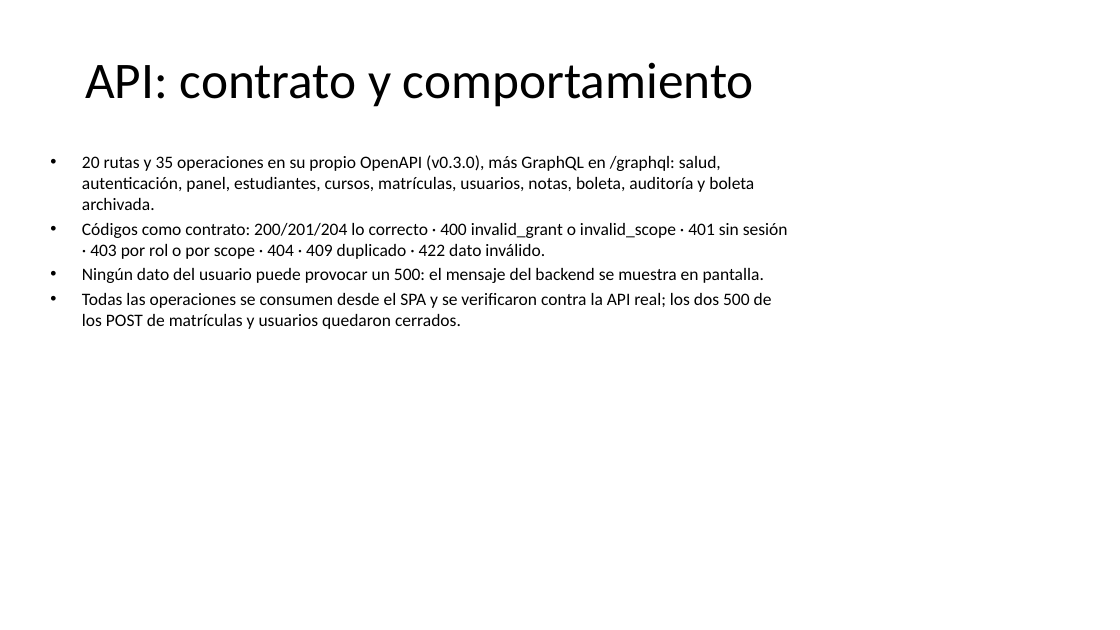
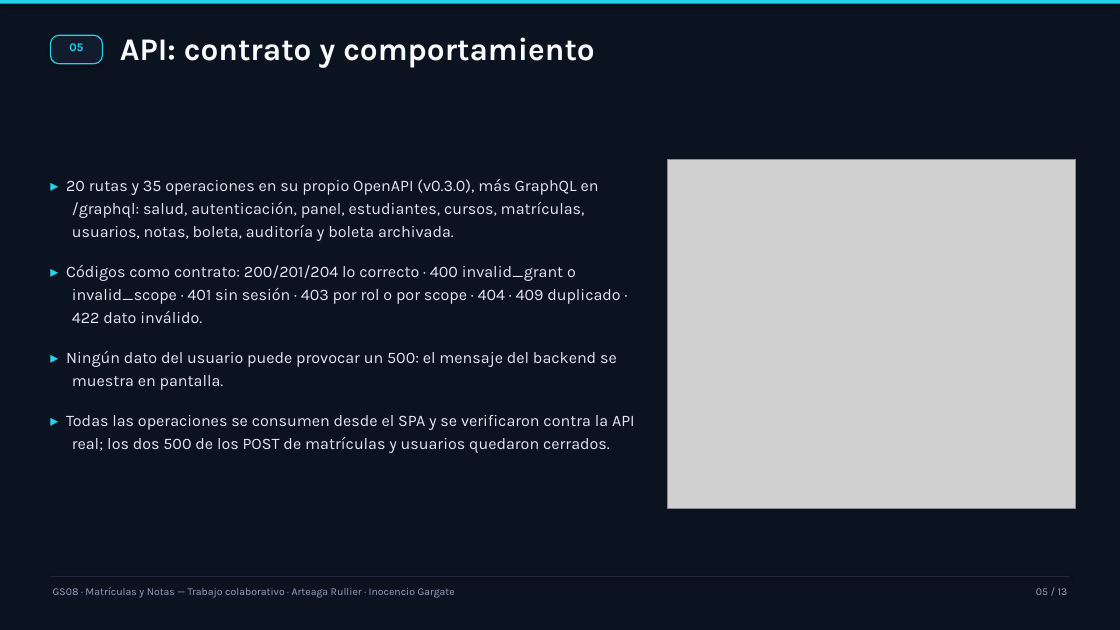
Before and after one commit to rarteagar/gs08-matriculas, a slide deck: slide 5 of docs/informe/exposicion-gs08-2026-10-13.pptx. Drawn at 1120x630 pixels with LibreOffice and Linux fonts; fonts in the diff are those of the drawing; grey boxes stand for pictures. Boxes give left, top, right and bottom in pixels: in the first picture for what was removed or moved away, otherwise in the second. Text is boxed around its words. In the diff, an @@ line names an element or a change of style, - is before the commit and + after.

```diff
--- a/docs/informe/exposicion-gs08-2026-10-13.pptx
+++ b/docs/informe/exposicion-gs08-2026-10-13.pptx
@@ rectangle added at bbox=[0, 0, 1120, 630], fill #0B1220 @@
@@ rectangle added at bbox=[0, 0, 1120, 3], fill #22D3EE @@
@@ text "API: contrato y comportamiento": place and size @@
-text "API: contrato y comportamiento" at bbox=[85, 62, 754, 107]
+text "API: contrato y comportamiento" at bbox=[120, 37, 595, 68]
@@ text "API: contrato y comportamiento" at bbox=[120, 37, 595, 68]: size 44 to 27 pt, font Calibri to Karla, text colour #000000 to #F8FAFC, bold on; alignment centre to left; vertical alignment middle to top @@
@@ rounded rectangle added at bbox=[50, 35, 103, 64], fill #111C2E, outline #22D3EE 1 pt @@
@@ text added at bbox=[69, 43, 83, 51], 10 pt, text #22D3EE, bold @@
+05
@@ text at bbox=[66, 179, 635, 453]: text changed; size 15 to 13.8 pt; font Calibri to Karla; text colour #000000 to #E2E8F0 @@
-• 20 rutas y 35 operaciones en su propio OpenAPI (v0.3.0), más GraphQL en /graphql: salud, autenticación, panel, estudiantes, cursos, matrículas, usuarios, notas, boleta, auditoría y boleta archivada.
-• Códigos como contrato: 200/201/204 lo correcto · 400 invalid_grant o invalid_scope · 401 sin sesión · 403 por rol o por scope · 404 · 409 duplicado · 422 dato inválido.
-• Ningún dato del usuario puede provocar un 500: el mensaje del backend se muestra en pantalla.
-• Todas las operaciones se consumen desde el SPA y se verificaron contra la API real; los dos 500 de los POST de matrículas y usuarios quedaron cerrados.
+▸ 20 rutas y 35 operaciones en su propio OpenAPI (v0.3.0), más GraphQL en /graphql: salud, autenticación, panel, estudiantes, cursos, matrículas, usuarios, notas, boleta, auditoría y boleta archivada.
+▸ Códigos como contrato: 200/201/204 lo correcto · 400 invalid_grant o invalid_scope · 401 sin sesión · 403 por rol o por scope · 404 · 409 duplicado · 422 dato inválido.
+▸ Ningún dato del usuario puede provocar un 500: el mensaje del backend se muestra en pantalla.
+▸ Todas las operaciones se consumen desde el SPA y se verificaron contra la API real; los dos 500 de los POST de matrículas y usuarios quedaron cerrados.
@@ picture added at bbox=[668, 160, 1075, 508] @@
@@ rectangle added at bbox=[50, 576, 1070, 577], fill #1E293B @@
@@ text added at bbox=[53, 587, 455, 598], 9 pt, text #94A3B8 @@
+GS08 · Matrículas y Notas — Trabajo colaborativo · Arteaga Rullier · Inocencio Gargate
@@ text added at bbox=[1036, 588, 1068, 595], 9 pt, text #94A3B8 @@
+05 / 13
```
Also in this commit, not shown: 12 other slides changed, 2 other files.
